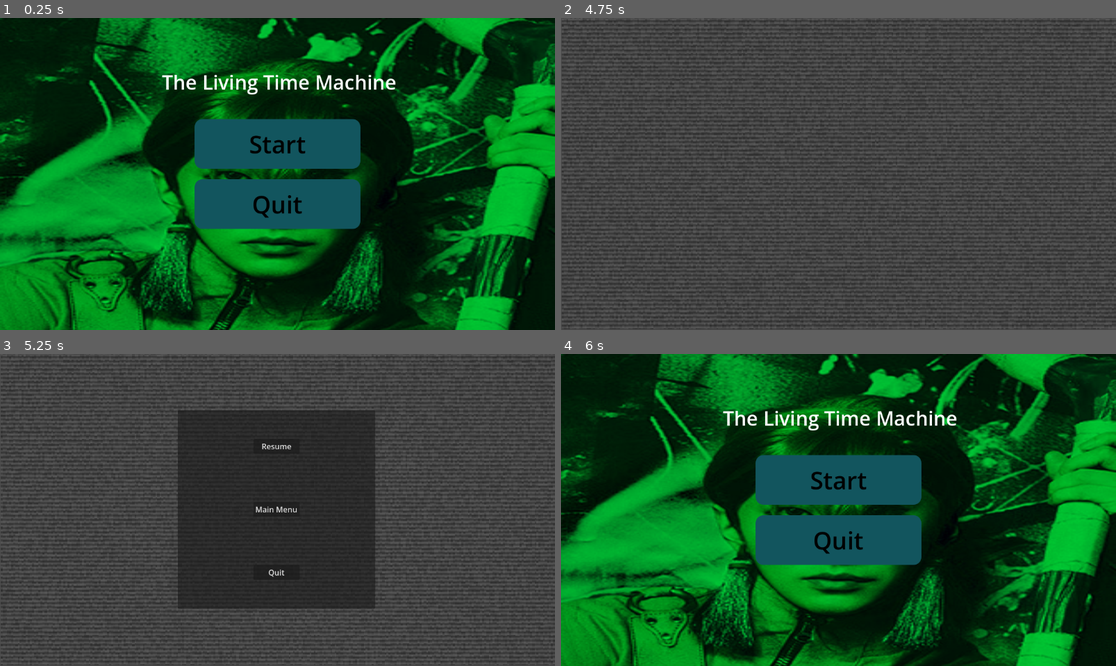
Above: before the commit, frames 1-4 (two rows, left to right).
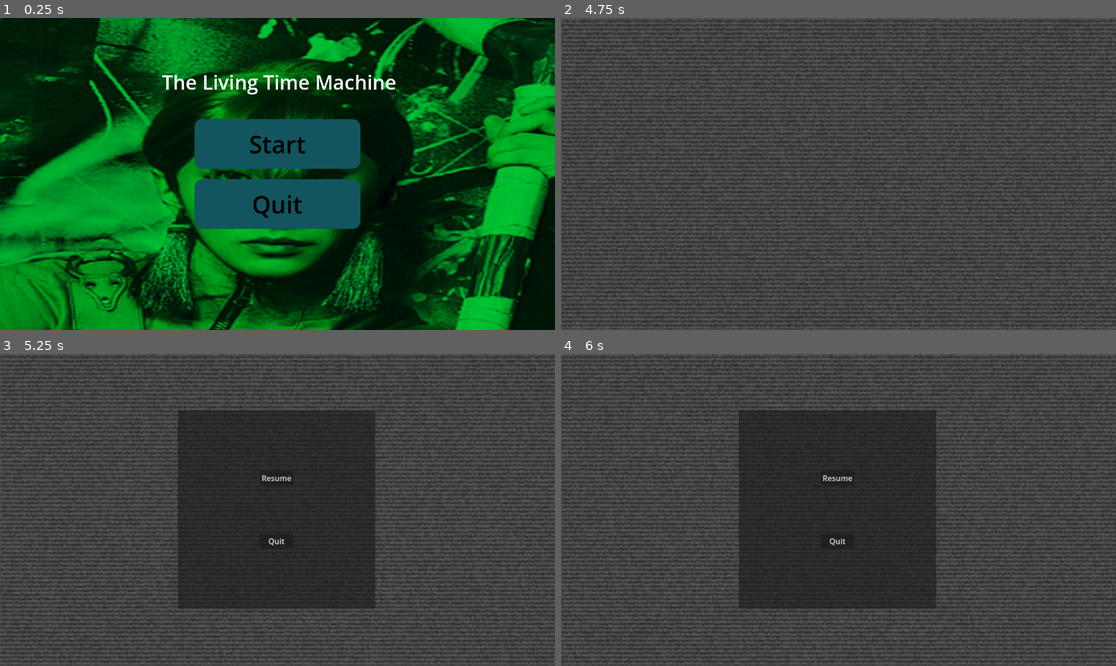
Above: after the commit, the same moments.

Repository: Mikingzly/OhShitting2
Game: Godot game, scene res://Scenes/main_menu.tscn
Two runs of this game, one before a commit and one after it. Both use one fixed random seed, a clock stepped at 60 frames per second and the inputs below.
Inputs (mouse positions are in pixels of both pictures, inside the frame that each line leads up to):
- Up to frame 1 (0.25 s): no input
- Up to frame 2 (4.75 s): click "Start" at 0.5 s; tap Enter (ui_accept) at 1.25, 1.52, 2.27, 3.77, 4.52 s; hold D (right) 1.28-2.03 s; hold S (down) 2.03-2.78 s; hold D (right) 2.78-3.53 s; hold W (up) 3.53-4.28 s; hold A (left) from 4.28 s (still down)
- Up to frame 3 (5.25 s): keep holding A (left); tap Escape (esc) at 4.9 s
- Up to frame 4 (6 s): tap Enter (ui_accept) at 5.27 s; release A (left) at 5.75 s; click (838, 510) at 5.75 s, where only the run before the commit has a clickable "Main Menu"

Frames 1-2 are identical in both runs. In frame 3, 0.2% of the frame differs, in the area x 46-54%, y 28-72%; in frame 4, 100%, in the area x 0-100%, y 0-100%.

Commit message:
removed bugged button

Diff:
--- a/Scenes/pause_menu.gd
+++ b/Scenes/pause_menu.gd
@@ -23,8 +23,5 @@
 	get_tree().quit()
 
 
-func _on_main_menu_pressed() -> void:
-	get_tree().change_scene_to_file("res://Scenes/main_menu.tscn")
-
 func _process(delta):
 	testEsc()
--- a/Scenes/pause_menu.tscn
+++ b/Scenes/pause_menu.tscn
@@ -170,10 +170,6 @@
 layout_mode = 2
 text = "Resume"
 
-[node name="MainMenu" type="Button" parent="PanelContainer/VBoxContainer" unique_id=466056178]
-layout_mode = 2
-text = "Main Menu"
-
 [node name="Quit" type="Button" parent="PanelContainer/VBoxContainer" unique_id=1298840839]
 layout_mode = 2
 text = "Quit"
@@ -182,5 +178,4 @@
 libraries/ = SubResource("AnimationLibrary_sjs17")
 
 [connection signal="pressed" from="PanelContainer/VBoxContainer/Resume" to="." method="_on_resume_pressed"]
-[connection signal="pressed" from="PanelContainer/VBoxContainer/MainMenu" to="." method="_on_main_menu_pressed"]
 [connection signal="pressed" from="PanelContainer/VBoxContainer/Quit" to="." method="_on_quit_pressed"]
